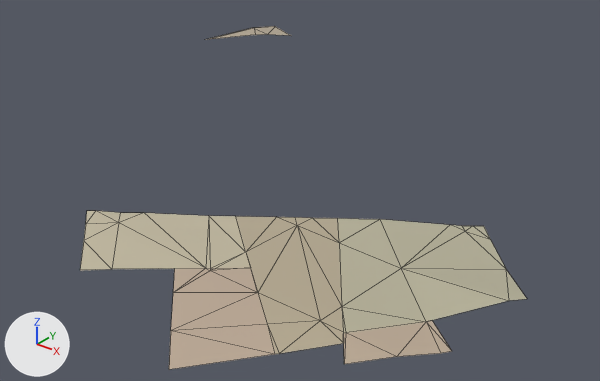
One commit to the glTF model assets/malta/countryside/farm_1_9_soil.glb: the scene before it, then after it.
One viewpoint serves both versions: a camera (50 mm lens) standing at (680.0, -751.0, 399.0) and looking at (309.0, -289.0, 113.0). The lights are fixed; the arrows at lower left show +X, +Y and +Z. The older version comes first. Mesh edges are drawn as thin lines. Vertices at exactly the same position are counted once.

Objects in the first picture: 'geometry_0'.
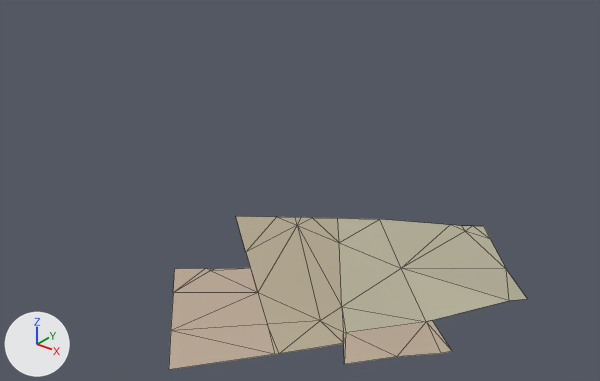
Location of each change, (x1, y1, x2, y2) in pixels of the pictures (600 x 381 px):
'geometry_0', reshaped (20% narrower, 55% shorter): before (80, 26, 527, 370); after (169, 216, 527, 370)
part 1 of me_geometry_0, deleted: before (205, 26, 291, 40)
part 2 of me_geometry_0, cut back: before (80, 211, 311, 270); after (295, 217, 311, 225)

What the commit changed:
me_geometry_0 is used by ob_geometry_0; location (0.0, 0.0, 0.0).
me_geometry_0 had 70 vertices, 80 faces and spanned x 58.0..535.0, y -536.0..-22.0, z 131.0..157.0.
me_geometry_0 now has 45 vertices, 52 faces and spans x 343.0..535.0, y -536.0..-284.0, z 131.0..148.0.
me_geometry_0 part 1: the loose piece of 16 vertices spanning x 58.0..90.0, y -138.0..-22.0, z 144.0..157.0 is deleted.
Part 2, on me_geometry_0:
10 vertices are removed from x 273.0..337.0, y -510.0..-410.0, z 146.0..153.0.
16 faces are deleted.
1 vertex is added at (375.0, -369.0, 143.0).
2 new faces join them.
